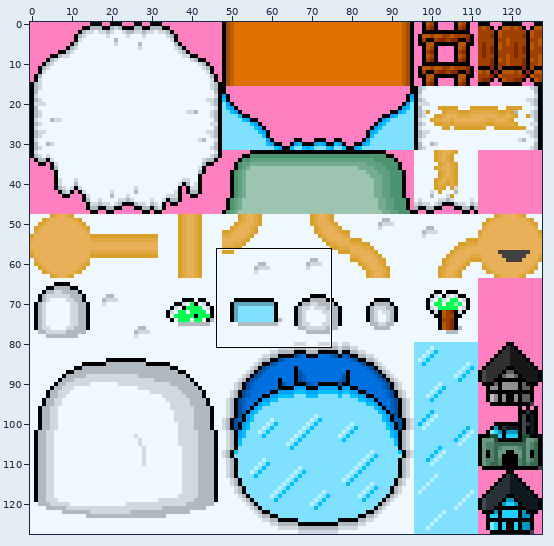
Sprite sheet: trunk/game/org/pandcorps/platform/res/bg/MapSnow.png. The picture above shows the old version from afar; the outline marks the close-up.
Close-up. Old version:
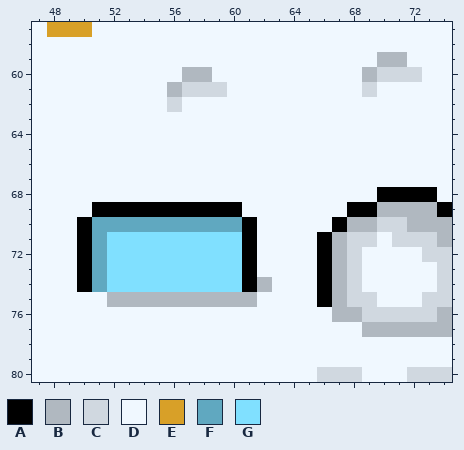
The file is 128x128 pixels. Shown: x 47..74, y 57..80.
Palette (. is transparent): A #000000  B #b0b8c0  C #d0d8e0  D #f0f8ff  E #d8a028  F #60a8c0  G #80e0ff
After:
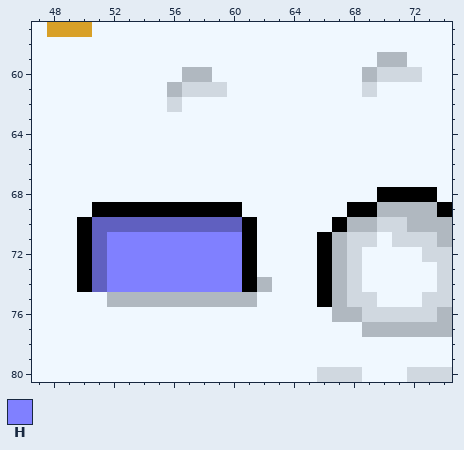
Colours new in this view: H #8080ff
Changes in this commit:
@@ palette @@
-F #60a8c0
+F #6060c0
@@ x 50..62 @@
 70 AFFFFFFFFFFAD
-71 AFGGGGGGGGGAD
-72 AFGGGGGGGGGAD
-73 AFGGGGGGGGGAD
-74 AFGGGGGGGGGAB
+71 AFHHHHHHHHHAD
+72 AFHHHHHHHHHAD
+73 AFHHHHHHHHHAD
+74 AFHHHHHHHHHAB
 75 DDBBBBBBBBBBD
Where, in picture pixels (left, top, right, bottom), the same in both close-ups:
changed: (92, 217, 242, 292)
